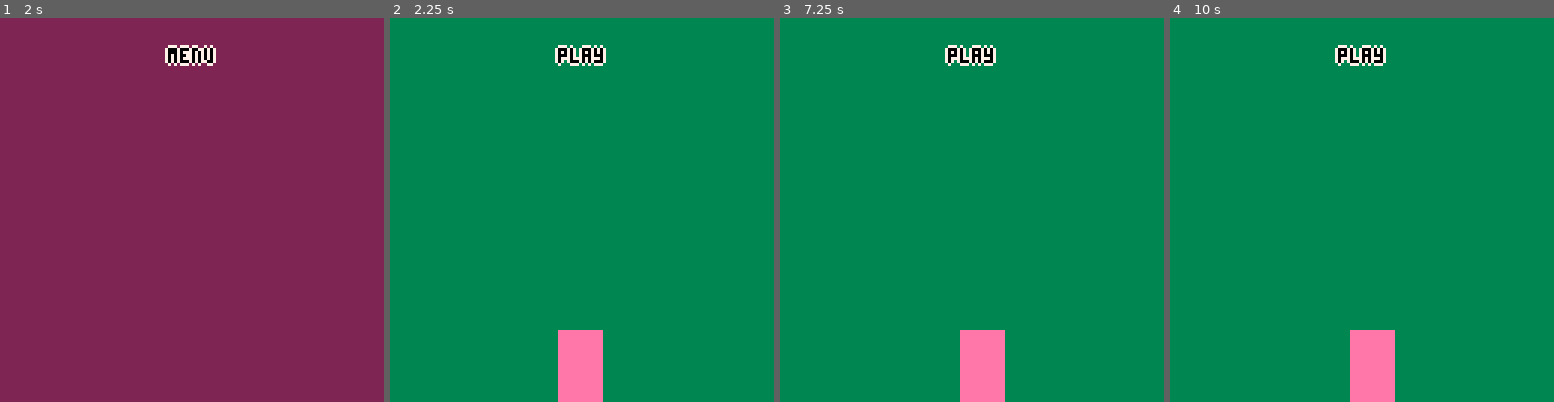
Above: before the commit, frames 1-4 (left to right).
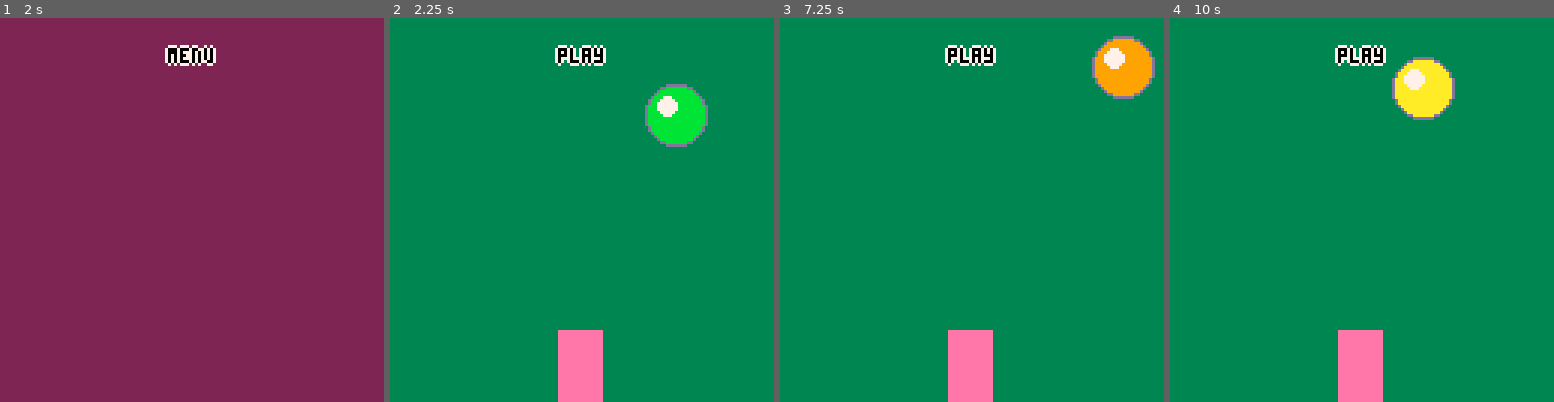
Above: after the commit, the same moments.

Repository: escargames/Anthrax
Game: PICO-8 cartridge Anthrax.p8
Two runs of this game, one before a commit and one after it. Both use one fixed random seed, a clock stepped at 60 frames per second and the inputs below.
Inputs:
- Up to frame 1 (2 s): tap O (Z key) at 0.7, 1.7 s; hold Right from 1.6 s (still down)
- Up to frame 2 (2.25 s): release Right at 2.1 s; tap O (Z key) at 2.1 s; hold Up from 2.15 s (still down)
- Up to frame 3 (7.25 s): release Up at 2.42 s; hold Right 2.47-3.03 s; tap O (Z key) every 0.4 s from 2.5 to 6.9 s; hold Left 3.08-3.58 s; hold Down 3.63-3.97 s; hold Right 4.02-4.68 s; hold Up 4.73-5.03 s; hold Left 5.08-5.68 s; hold Down 5.73-6.03 s; hold Right 6.08-6.58 s; hold Right 6.63-7.13 s; hold Up from 7.18 s (still down)
- Up to frame 4 (10 s): tap O (Z key) every 0.4 s from 7.3 to 9.7 s; release Up at 7.45 s; hold Right 7.5-8.07 s; hold Left 8.12-8.62 s; hold Down 8.67-9 s; hold Right 9.05-9.72 s; hold Up from 9.77 s (still down)

Frame 1 is identical in both runs. In frame 2, 2.1% of the frame differs, in the area x 66-83%, y 17-34%; in frame 3, 3.3%, in the area x 43-98%, y 4-100%; in frame 4, 3.3%.

Commit message:
refactoring and timer

Diff:
--- a/Anthrax.p8
+++ b/Anthrax.p8
@@ -6,29 +6,86 @@
     play = {bg = 3, tl = "play", draw = 0}
 }
 
-player = {
-    x = 56,
-    y = 104,
-    sp = 1,
-}
-
 function _init()
   state = "menu"
 end
 
 function _update()
   if (state == "menu") then
-    if (btnp(2)) then
-      state = "play"
+    update_menu()
+  end
+
+  if (state == "play") then
+    update_play()
+  end
+end
+
+function _draw()
+  cls(config[state].bg)
+  cprint(config[state].tl, 10)
+  config[state].draw()
+end
+
+function cprint(text, y, color)
+  local x = 64 - 2 * #text
+  print(text, x, y+1, 7)
+  print(text, x, y-1, 7)
+  print(text, x-1, y, 7)
+  print(text, x+1, y, 7)
+  print(text, x, y, color)
+end
+
+function crnd(min, max)
+  return min + rnd(max-min)
+end
+
+function update_menu()
+  if (btnp(2)) then
+   begin_play()
+  end
+end
+
+function begin_play()
+   state = "play"
+   tm = 0
       ball_list = {}
+      add_ball()
+      player = {
+        x = 56,
+        y = 104,
+        sp = 1,
+      }
+      sfx(0)
+end
+
+function update_play()
+  tm += 1/30
+  if (btnp(3)) then
+    add_ball()
+  end
+
+  if tm > 2 then
+    update_balls()
+  end
+
+  update_player()
+
+    if (btnp(4)) then
+      state = "menu"
       sfx(0)
     end
-  end
-  --
-  --
-  if (state == "play") then
-    if (btnp(3)) then
-      add(ball_list, {
+end
+
+function update_player()
+    if (btn(0)) and player.x > 0 then
+      player.x -= 2
+    elseif (btn(1)) and player.x < 113 then
+      player.x += 2
+    end
+end
+
+function add_ball()
+    add(ball_list, {
           x=crnd(10, 118),
           y=crnd(16, 48),
           c=crnd(9,13),
@@ -37,10 +94,11 @@
           vx=20,
           vy=crnd(-20, 20)
           })
-      sfx(1)
-    end
+    sfx(1)
+end
 
-    foreach(ball_list, function(b)
+function update_balls()
+  foreach(ball_list, function(b)
       b.l -= 1/30
       if b.l < 0 then
         if b.r < 5 then
@@ -67,37 +125,6 @@
         b.y -= 2*(b.y + b.r - 128)
       end
     end)
-
-    if (btn(0)) and player.x > 0 then
-      player.x -= 2
-    elseif (btn(1)) and player.x < 113 then
-      player.x += 2
-    end
-
-    if (btnp(4)) then
-      state = "menu"
-      sfx(0)
-    end
-  end
-end
-
-function _draw()
-  cls(config[state].bg)
-  cprint(config[state].tl, 10)
-  config[state].draw()
-end
-
-function cprint(text, y, color)
-  local x = 64 - 2 * #text
-  print(text, x, y+1, 7)
-  print(text, x, y-1, 7)
-  print(text, x-1, y, 7)
-  print(text, x+1, y, 7)
-  print(text, x, y, color)
-end
-
-function crnd(min, max)
-  return min + rnd(max-min)
 end
 
 config.play.draw = function ()
